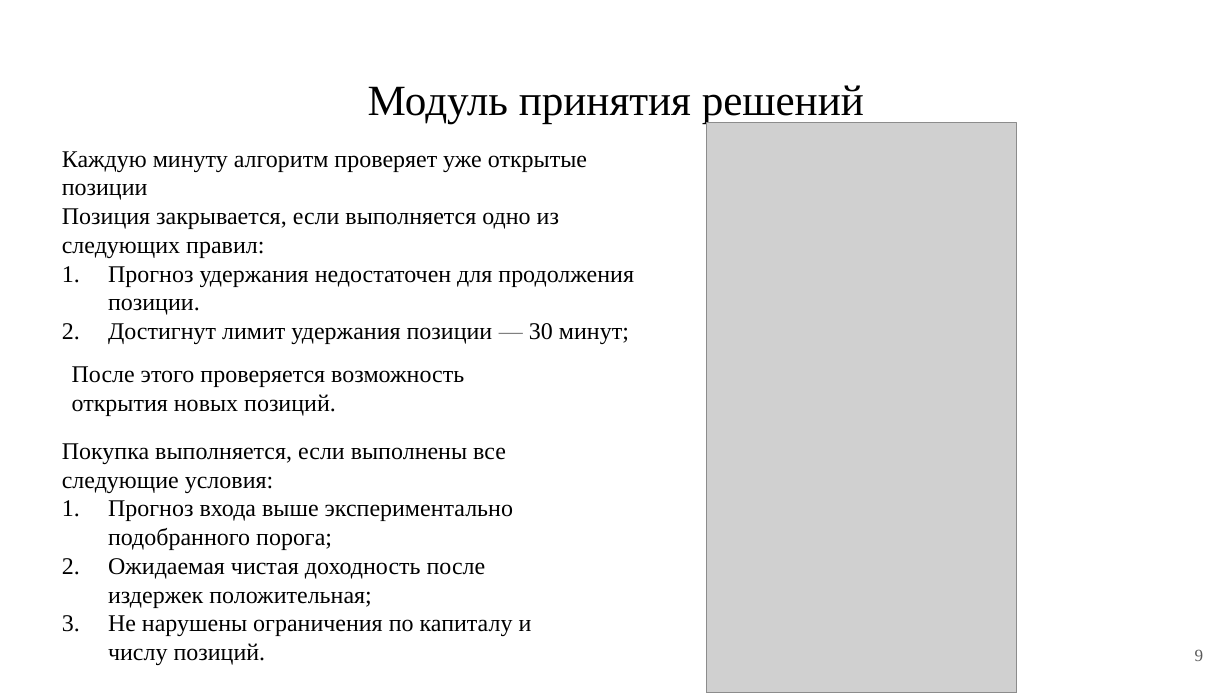
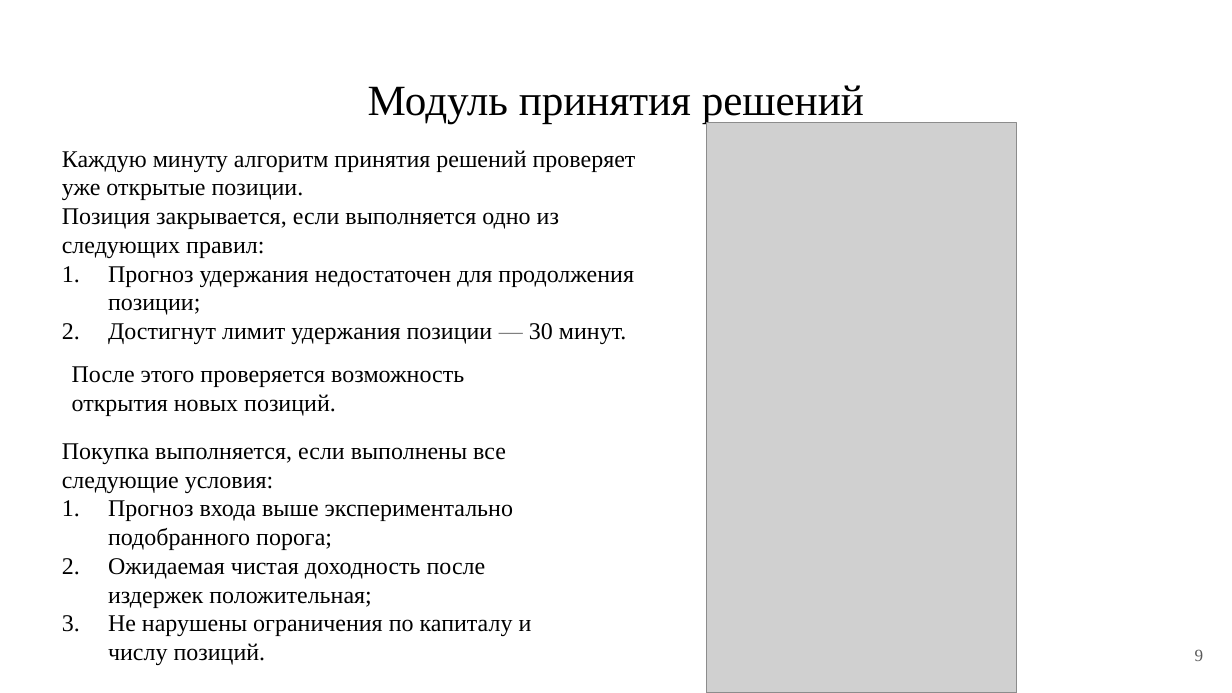
Before and after one commit to PetrovKirill00/BKP, a slide deck: slide 9 of Презентация.pptx. Drawn at 1232x693 pixels with LibreOffice and Linux fonts; fonts in the diff are those of the drawing; grey boxes stand for pictures. Boxes give left, top, right and bottom in pixels: in the first picture for what was removed or moved away, otherwise in the second. Text is boxed around its words. In the diff, an @@ line names an element or a change of style, - is before the commit and + after.

```diff
--- a/Презентация.pptx
+++ b/Презентация.pptx
@@ text at [62, 150, 636, 200]: text changed @@
-Каждую минуту алгоритм проверяет уже открытые позиции
+Каждую минуту алгоритм принятия решений проверяет уже открытые позиции.
@@ text at [108, 266, 634, 344]: text changed @@
-1. Прогноз удержания недостаточен для продолжения позиции.
-2. Достигнут лимит удержания позиции — 30 минут;
+1. Прогноз удержания недостаточен для продолжения позиции;
+2. Достигнут лимит удержания позиции — 30 минут.
```
Also in this commit, not shown: 3 other slides changed, 1 other file.
